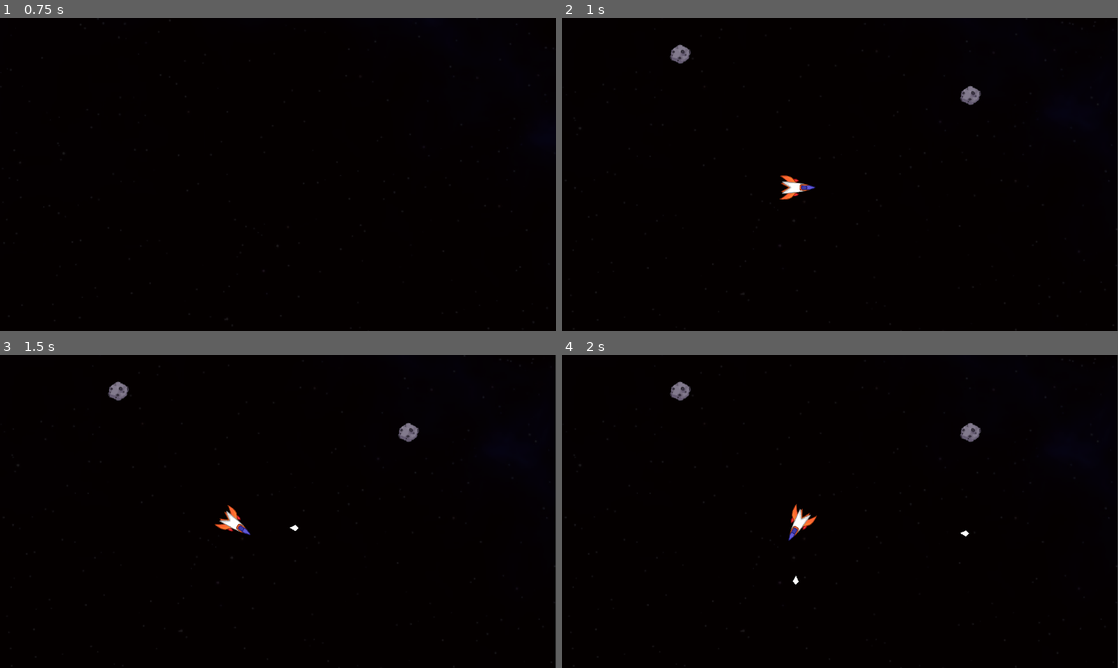
Above: before the commit, frames 1-4 (two rows, left to right).
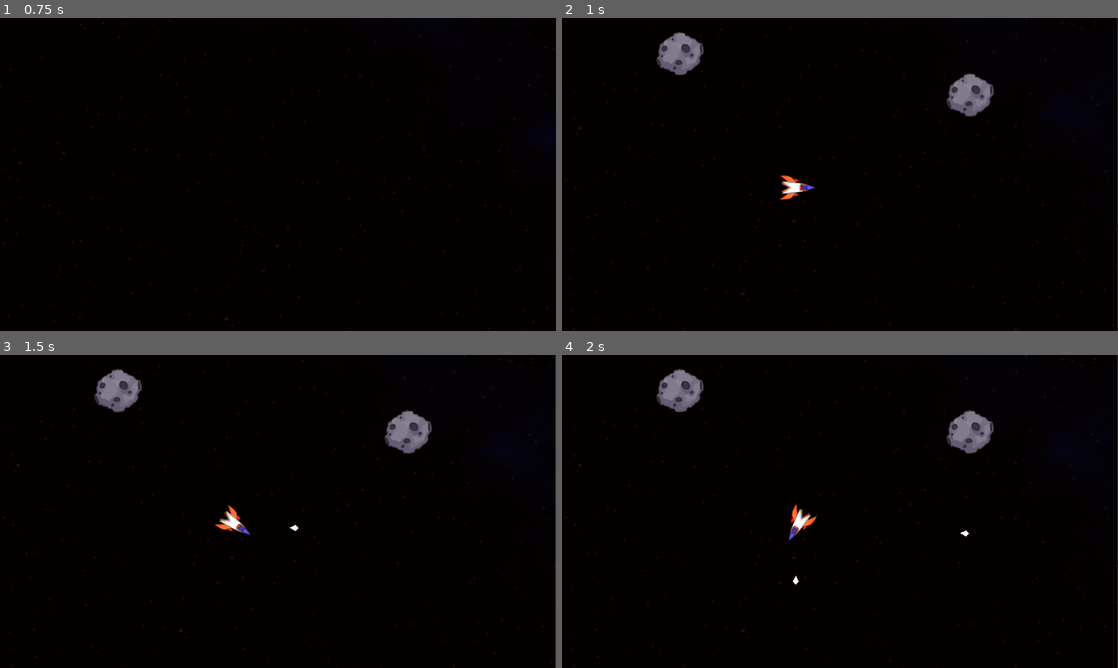
Above: after the commit, the same moments.

Repository: byKrem/ship-asteroids-space
Game: Godot game, scene res://Scenes/UI/main_menu.tscn
Two runs of this game, one before a commit and one after it. Both use one fixed random seed, a clock stepped at 60 frames per second and the inputs below.
Inputs:
- Up to frame 1 (0.75 s): click "Start" at 0.5 s
- Up to frame 2 (1 s): no input
- Up to frame 3 (1.5 s): tap Enter at 1.25 s; hold D (rotate_right) from 1.28 s (still down); hold Space (shoot) from 1.28 s (still down)
- Up to frame 4 (2 s): keep holding D (rotate_right); keep holding Space (shoot)

Frame 1 is identical in both runs. In frame 2, 1.5% of the frame differs, in the area x 17-78%, y 4-32%; in frame 3, 1.5%; in frame 4, 1.5%.

Commit message:
Added medium sized asteroid
Also disabled asteroids collition between eachother. It was a bad idea

Diff:
--- a/Scenes/Components/health_component.gd
+++ b/Scenes/Components/health_component.gd
@@ -3,6 +3,8 @@
 
 @export var hurtbox : HurtboxComponent
 @export var health : int = 1
+
+signal on_health_run_out
 
 func _ready() -> void:
 	hurtbox.on_damage_taken.connect(hurt)
@@ -10,4 +12,4 @@
 func hurt(damage: int) -> void:
 	health -= damage
 	if health <= 0:
-		owner.queue_free()
+		on_health_run_out.emit()
--- a/Scenes/asteroid.gd
+++ b/Scenes/GameObjects/Entities/Asteroids/asteroid.gd
@@ -1,5 +1,9 @@
+class_name Asteroid
 extends CharacterBody2D
 
+@export var smaller_asteroid : PackedScene
+
+const MAX_SPEED = 100
 var viewport_rect
 var half_sprite_width
 var half_sprite_height
@@ -25,8 +29,28 @@
 
 func _physics_process(delta: float) -> void:
 	rotation += velocity.length() * delta / 40
+	velocity = velocity.limit_length(MAX_SPEED)
 
 	wrap_pos()
 	move_and_slide()
 
-# TODO: On collide change move direction
+func _on_health_component_on_health_run_out() -> void:
+	if smaller_asteroid != null:
+		var angle : float = randf_range(0, 2*PI)
+		var vector = Vector2(cos(angle),sin(angle)) * 50
+
+		var first : Asteroid = smaller_asteroid.instantiate()
+		first.global_position = self.global_position
+		first.velocity = vector
+		first.rotation = angle + randf_range(-PI/2, PI/2)
+
+		$"..".call_deferred("add_child", first)
+
+		var second : Asteroid = smaller_asteroid.instantiate()
+		second.global_position = self.global_position
+		second.velocity = -vector
+		second.rotation = -angle + randf_range(-PI/2, PI/2)
+
+		$"..".call_deferred("add_child", second)
+
+	self.call_deferred("queue_free")
--- a/Scenes/asteroid.tscn
+++ b/Scenes/GameObjects/Entities/Asteroids/asteroid_large.tscn
@@ -1,22 +1,26 @@
-[gd_scene load_steps=9 format=3 uid="uid://djvdgwrjgpcsx"]
+[gd_scene load_steps=10 format=3 uid="uid://djvdgwrjgpcsx"]
 
-[ext_resource type="Script" uid="uid://8fvnc0ust66g" path="res://Scenes/asteroid.gd" id="1_rfhhd"]
+[ext_resource type="Script" uid="uid://8fvnc0ust66g" path="res://Scenes/GameObjects/Entities/Asteroids/asteroid.gd" id="1_rfhhd"]
 [ext_resource type="PackedScene" uid="uid://dojnc2qn1a1a0" path="res://Scenes/Components/health_component.tscn" id="1_rvlwq"]
 [ext_resource type="PackedScene" uid="uid://c1sdsbfvnv0xh" path="res://Scenes/Components/hurtbox_component.tscn" id="2_bi0dy"]
+[ext_resource type="PackedScene" uid="uid://cmr3dmke2s8qb" path="res://Scenes/GameObjects/Entities/Asteroids/asteroid_medium.tscn" id="2_titt6"]
 [ext_resource type="PackedScene" uid="uid://bu2fsgmcsmxv" path="res://Scenes/Components/hitbox_component.tscn" id="3_rfhhd"]
 [ext_resource type="Texture2D" uid="uid://d30ees2ghoiwl" path="res://Assets/asteroids.png" id="4_bi0dy"]
 
 [sub_resource type="CircleShape2D" id="CircleShape2D_f2ils"]
-radius = 19.0
+radius = 45.0
 
 [sub_resource type="CircleShape2D" id="CircleShape2D_xliy4"]
-radius = 20.0
+radius = 48.0
 
-[sub_resource type="CircleShape2D" id="CircleShape2D_fuwye"]
-radius = 20.025
+[sub_resource type="CircleShape2D" id="CircleShape2D_rfhhd"]
+radius = 48.0
 
-[node name="Asteroid" type="CharacterBody2D"]
+[node name="AsteroidLarge" type="CharacterBody2D"]
+collision_layer = 0
+collision_mask = 0
 script = ExtResource("1_rfhhd")
+smaller_asteroid = ExtResource("2_titt6")
 
 [node name="CollisionShape2D" type="CollisionShape2D" parent="."]
 position = Vector2(0, -1)
@@ -38,7 +42,7 @@
 
 [node name="CollisionShape2D" type="CollisionShape2D" parent="HitboxComponent"]
 position = Vector2(0, -1)
-shape = SubResource("CircleShape2D_fuwye")
+shape = SubResource("CircleShape2D_rfhhd")
 
 [node name="Line2D" type="Line2D" parent="."]
 visible = false
@@ -47,6 +51,7 @@
 width = 20.0
 
 [node name="Sprite2D" type="Sprite2D" parent="."]
-scale = Vector2(0.44, 0.44)
 texture = ExtResource("4_bi0dy")
 hframes = 2
+
+[connection signal="on_health_run_out" from="HealthComponent" to="." method="_on_health_component_on_health_run_out"]
--- /dev/null
+++ b/Scenes/GameObjects/Entities/Asteroids/asteroid_medium.tscn
@@ -0,0 +1,57 @@
+[gd_scene load_steps=8 format=3 uid="uid://cmr3dmke2s8qb"]
+
+[ext_resource type="Script" uid="uid://8fvnc0ust66g" path="res://Scenes/GameObjects/Entities/Asteroids/asteroid.gd" id="1_1ro33"]
+[ext_resource type="PackedScene" uid="uid://dojnc2qn1a1a0" path="res://Scenes/Components/health_component.tscn" id="2_8ric3"]
+[ext_resource type="PackedScene" uid="uid://c1sdsbfvnv0xh" path="res://Scenes/Components/hurtbox_component.tscn" id="3_yt462"]
+[ext_resource type="PackedScene" uid="uid://bu2fsgmcsmxv" path="res://Scenes/Components/hitbox_component.tscn" id="4_vok7p"]
+[ext_resource type="Texture2D" uid="uid://d30ees2ghoiwl" path="res://Assets/asteroids.png" id="5_n51ii"]
+
+[sub_resource type="CapsuleShape2D" id="CapsuleShape2D_1ro33"]
+height = 55.0
+
+[sub_resource type="CapsuleShape2D" id="CapsuleShape2D_x6150"]
+height = 60.0
+
+[node name="AsteroidMedium" type="CharacterBody2D"]
+collision_layer = 0
+collision_mask = 0
+script = ExtResource("1_1ro33")
+
+[node name="CollisionShape2D" type="CollisionShape2D" parent="."]
+position = Vector2(-2, -2)
+rotation = 0.731884
+shape = SubResource("CapsuleShape2D_1ro33")
+
+[node name="HealthComponent" parent="." node_paths=PackedStringArray("hurtbox") instance=ExtResource("2_8ric3")]
+hurtbox = NodePath("../HurtboxComponent")
+health = 2
+
+[node name="HurtboxComponent" parent="." instance=ExtResource("3_yt462")]
+collision_layer = 2
+collision_mask = 2
+
+[node name="CollisionShape2D" type="CollisionShape2D" parent="HurtboxComponent"]
+position = Vector2(-2, -2)
+rotation = 0.731884
+shape = SubResource("CapsuleShape2D_x6150")
+
+[node name="HitboxComponent" parent="." instance=ExtResource("4_vok7p")]
+
+[node name="CollisionShape2D" type="CollisionShape2D" parent="HitboxComponent"]
+position = Vector2(-2, -2)
+rotation = 0.731884
+shape = SubResource("CapsuleShape2D_x6150")
+
+[node name="Line2D" type="Line2D" parent="."]
+visible = false
+points = PackedVector2Array(-10, 0, 0, -11, 10, 0, 0, 9)
+closed = true
+width = 20.0
+
+[node name="Sprite2D" type="Sprite2D" parent="."]
+scale = Vector2(0.5, 0.5)
+texture = ExtResource("5_n51ii")
+hframes = 2
+frame = 1
+
+[connection signal="on_health_run_out" from="HealthComponent" to="." method="_on_health_component_on_health_run_out"]
--- a/Scenes/game.tscn
+++ b/Scenes/game.tscn
@@ -3,7 +3,7 @@
 [ext_resource type="PackedScene" uid="uid://lcrvvpws5lcs" path="res://Scenes/player.tscn" id="1_ebmjs"]
 [ext_resource type="Texture2D" uid="uid://ckq2kprnyt4yj" path="res://Assets/background.png" id="1_qxrlw"]
 [ext_resource type="PackedScene" uid="uid://ohuxoh5m5vrn" path="res://Scenes/Components/mob_spawner.tscn" id="3_3dryh"]
-[ext_resource type="PackedScene" uid="uid://djvdgwrjgpcsx" path="res://Scenes/asteroid.tscn" id="4_3dryh"]
+[ext_resource type="PackedScene" uid="uid://djvdgwrjgpcsx" path="res://Scenes/GameObjects/Entities/Asteroids/asteroid_large.tscn" id="4_3dryh"]
 
 [node name="Game" type="Node2D"]
 
--- a/Scenes/player.gd
+++ b/Scenes/player.gd
@@ -61,3 +61,7 @@
 
 func _on_shoot_cooldown_timeout() -> void:
 	fire_in_cooldown = false
+
+
+func _on_health_component_on_health_run_out() -> void:
+	self.call_deferred("queue_free")
--- a/Scenes/player.tscn
+++ b/Scenes/player.tscn
@@ -43,3 +43,4 @@
 shape = SubResource("CapsuleShape2D_cvnsp")
 
 [connection signal="timeout" from="ShootCooldown" to="." method="_on_shoot_cooldown_timeout"]
+[connection signal="on_health_run_out" from="HealthComponent" to="." method="_on_health_component_on_health_run_out"]
Renamed: Scenes/asteroid.gd.uid -> Scenes/GameObjects/Entities/Asteroids/asteroid.gd.uid
